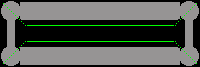
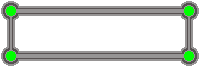
Layer changes from the first 200×67 image to the second:
hid "Measure" over box(3, 3, 197, 64)
added layer "Details" above "Corner Details" over box(6, 6, 194, 61)
added layer "Corner Details" above "Corners" over box(3, 3, 197, 64)
painted on "Ouline" over box(20, 2, 180, 65)
hid "Layer 3" over box(0, 0, 200, 67)
